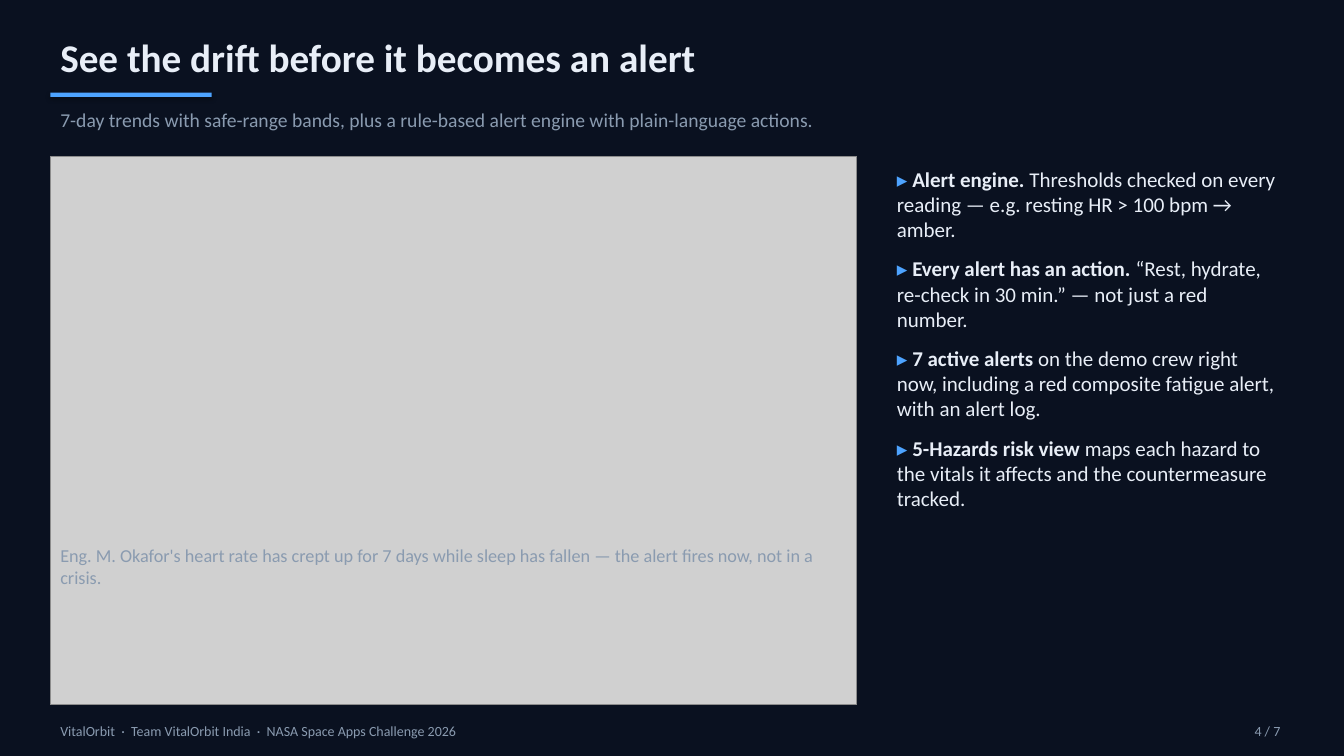
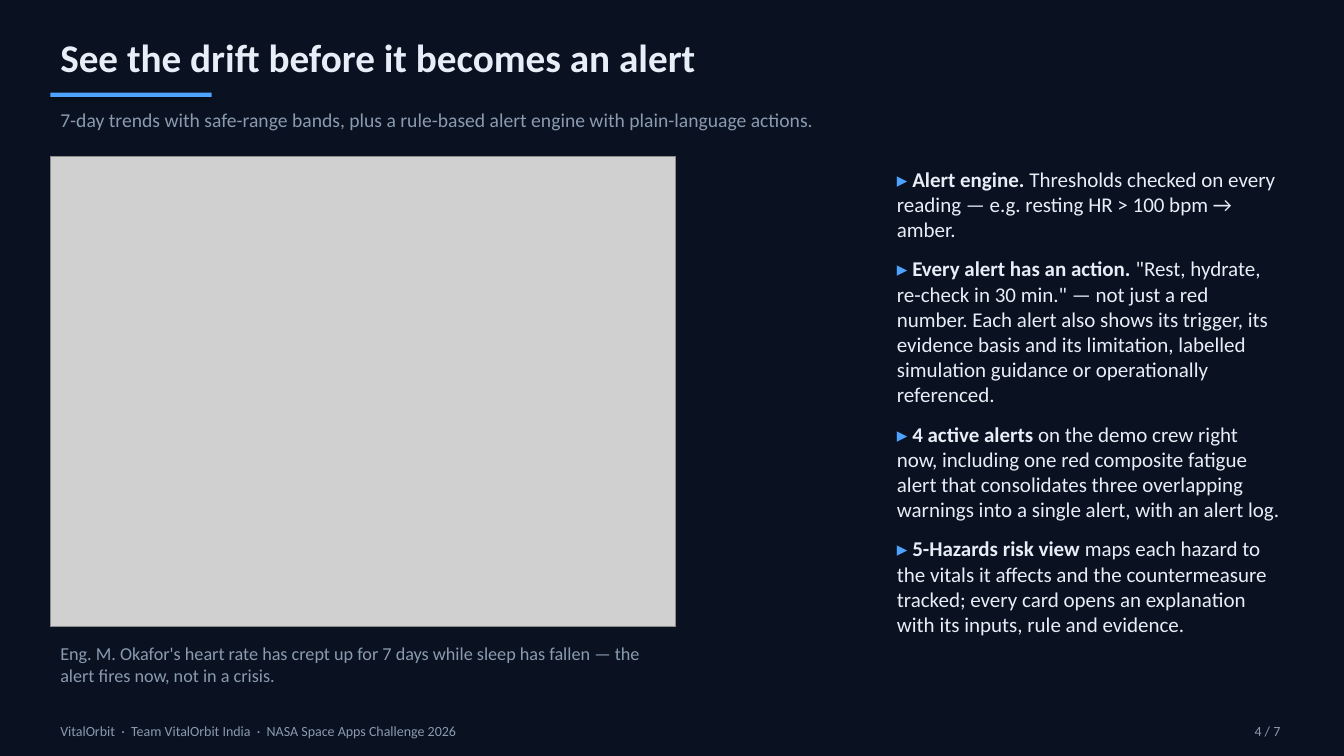
Before and after one commit to iamartya15/vitalorbit-space-apps-2026, a slide deck: slide 4 of deck/VitalOrbit-Demo-Deck.pptx. Drawn at 1344x756 pixels with LibreOffice and Linux fonts; fonts in the diff are those of the drawing; grey boxes stand for pictures. Boxes give left, top, right and bottom in pixels: in the first picture for what was removed or moved away, otherwise in the second. Text is boxed around its words. In the diff, an @@ line names an element or a change of style, - is before the commit and + after.

Commit message:
Deploy VitalOrbit quality build (redesign + scientific corrections)

```diff
--- a/deck/VitalOrbit-Demo-Deck.pptx
+++ b/deck/VitalOrbit-Demo-Deck.pptx
@@ picture: place and size @@
-picture at bbox=[50, 156, 857, 705]
+picture at bbox=[50, 156, 676, 627]
@@ text at bbox=[897, 261, 1279, 636]: text changed @@
-▸ Every alert has an action. “Rest, hydrate, re-check in 30 min.” — not just a red number.
-▸ 7 active alerts on the demo crew right now, including a red composite fatigue alert, with an alert log.
-▸ 5-Hazards risk view maps each hazard to the vitals it affects and the countermeasure tracked.
+▸ Every alert has an action. "Rest, hydrate, re-check in 30 min." — not just a red number. Each alert also shows its trigger, its evidence basis and its limitation, labelled simulation guidance or operationally referenced.
+▸ 4 active alerts on the demo crew right now, including one red composite fatigue alert that consolidates three overlapping warnings into a single alert, with an alert log.
+▸ 5-Hazards risk view maps each hazard to the vitals it affects and the countermeasure tracked; every card opens an explanation with its inputs, rule and evidence.
@@ text "Eng. M. Okafor's heart rate ..." rewrapped from bbox=[60, 549, 813, 584] to bbox=[60, 647, 640, 684] @@
```
Also in this commit, not shown: 3 other slides changed, 1 other file.
